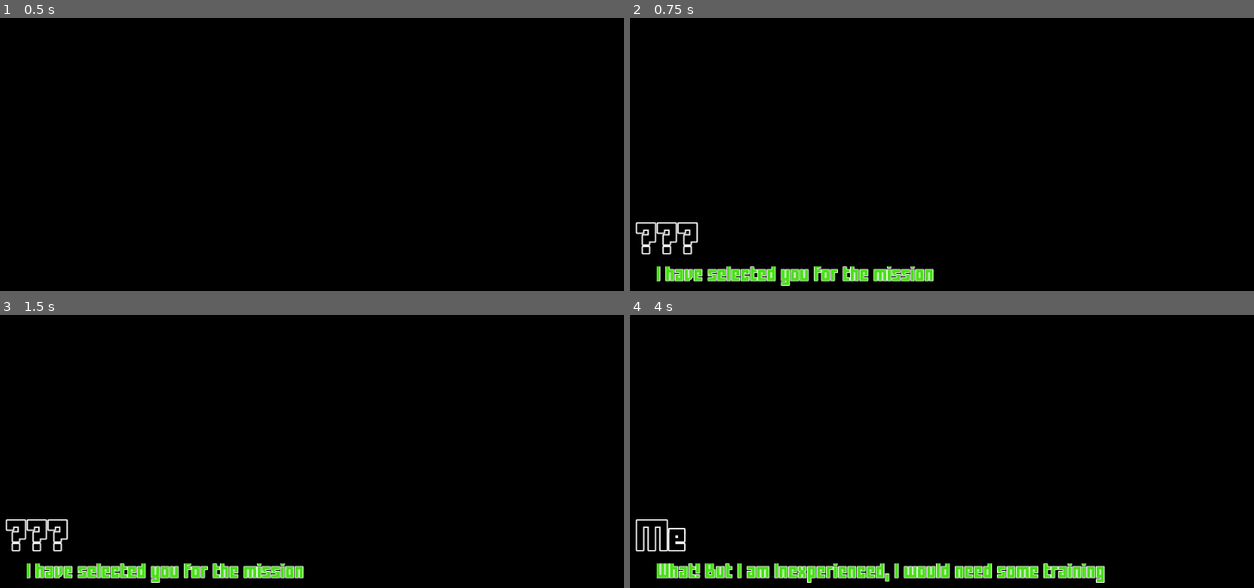
Above: before the commit, frames 1-4 (two rows, left to right).
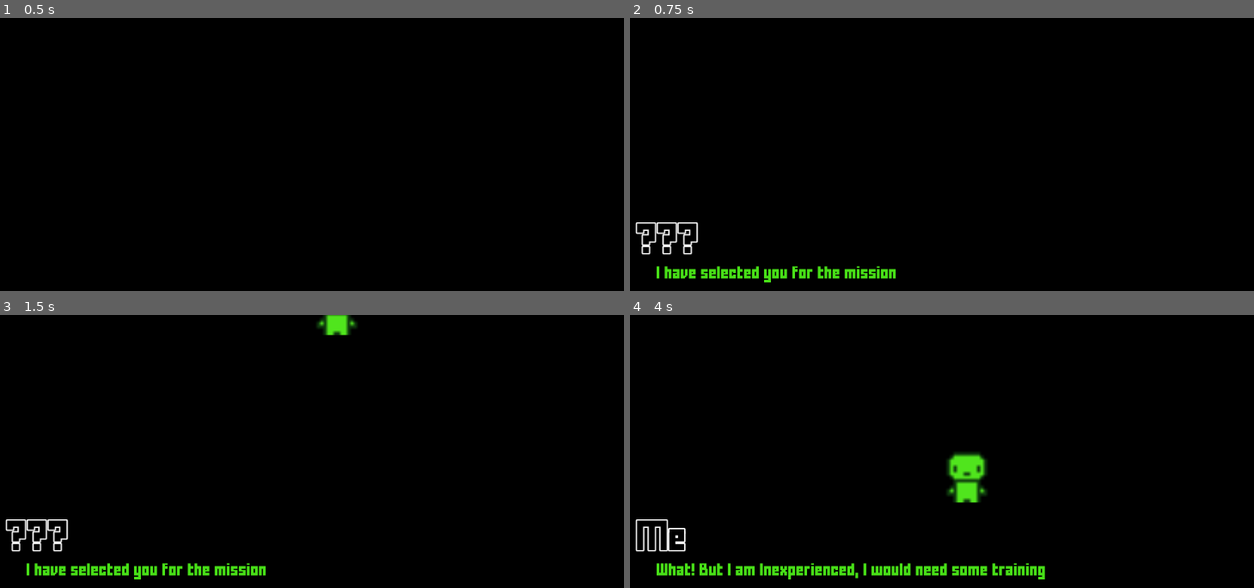
Above: after the commit, the same moments.

Repository: harshetmaruff/Avoid-It-Destroy
Game: Godot game, scene res://mainmenu.tscn
The game is run twice, just before and just after one commit, with the same random seed, the same clock (stepped at 60 frames per second) and the same inputs.
Inputs (mouse positions are in pixels of both pictures, inside the frame that each line leads up to):
- Up to frame 1 (0.5 s): no input
- Up to frame 2 (0.75 s): click (outside the picture) at 0.5 s
- Up to frame 3 (1.5 s): tap Enter at 1.25 s
- Up to frame 4 (4 s): tap Space (ui_accept) at 1.52, 2.27, 3.77 s

Frame 1 is identical in both runs. In frame 2, 1.9% of the frame differs, in the area x 4-49%, y 90-99%; in frame 3, 2.3%; in frame 4, 4.1%, in the area x 4-77%, y 50-99%.

Commit message:
edited this files in godot

Diff:
--- a/Dialog_Bar.tscn
+++ b/Dialog_Bar.tscn
@@ -5,8 +5,6 @@
 [ext_resource path="res://Scripts/Dialog_System.gd" type="Script" id=3]
 
 [sub_resource type="DynamicFont" id=1]
-size = 18
-outline_size = 1
 font_data = ExtResource( 2 )
 
 [sub_resource type="DynamicFont" id=2]
@@ -29,7 +27,7 @@
 margin_bottom = 83.0
 custom_fonts/normal_font = SubResource( 1 )
 custom_colors/default_color = Color( 0.282353, 0.878431, 0.0901961, 1 )
-text = "hi"
+text = "jai hind"
 __meta__ = {
 "_edit_use_anchors_": false
 }
--- a/Scenes/Scene2.tscn
+++ b/Scenes/Scene2.tscn
@@ -1,8 +1,20 @@
-[gd_scene load_steps=3 format=2]
+[gd_scene load_steps=5 format=2]
 
 [ext_resource path="res://Scripts/Scene2.gd" type="Script" id=1]
 [ext_resource path="res://Dialog_Bar.tscn" type="PackedScene" id=2]
+[ext_resource path="res://Charcters/pincy.png" type="Texture" id=3]
+[ext_resource path="res://Scripts/Scene2/SLIDEOVER.gd" type="Script" id=4]
 
 [node name="Scene2" type="Node2D"]
 script = ExtResource( 1 )
 dialogbar = ExtResource( 2 )
+
+[node name="Sprite" type="Sprite" parent="."]
+position = Vector2( 512, -100 )
+scale = Vector2( 5, 5 )
+texture = ExtResource( 3 )
+script = ExtResource( 4 )
+
+[node name="Timer" type="Timer" parent="Sprite"]
+wait_time = 0.1
+[connection signal="timeout" from="Sprite/Timer" to="Sprite" method="_on_Timer_timeout"]
--- /dev/null
+++ b/Scripts/Scene2/SLIDEOVER.gd
@@ -0,0 +1,30 @@
+extends Sprite
+
+
+# Declare member variables here. Examples:
+# var a = 2
+# var b = "text"
+var  middlepos = Vector2(1024/2, 600/2)
+
+
+# Called when the node enters the scene tree for the first time.
+func _ready():
+	$Timer.start()
+
+
+
+func _process(delta):
+	pass
+
+
+func _on_Timer_timeout():
+
+	var pos = get_position()
+
+	if pos.y >= middlepos.y:
+		$Timer.stop()
+		return "Stop this machine"
+
+	pos.y += 10
+	$Timer.start()
+	set_position(pos)
